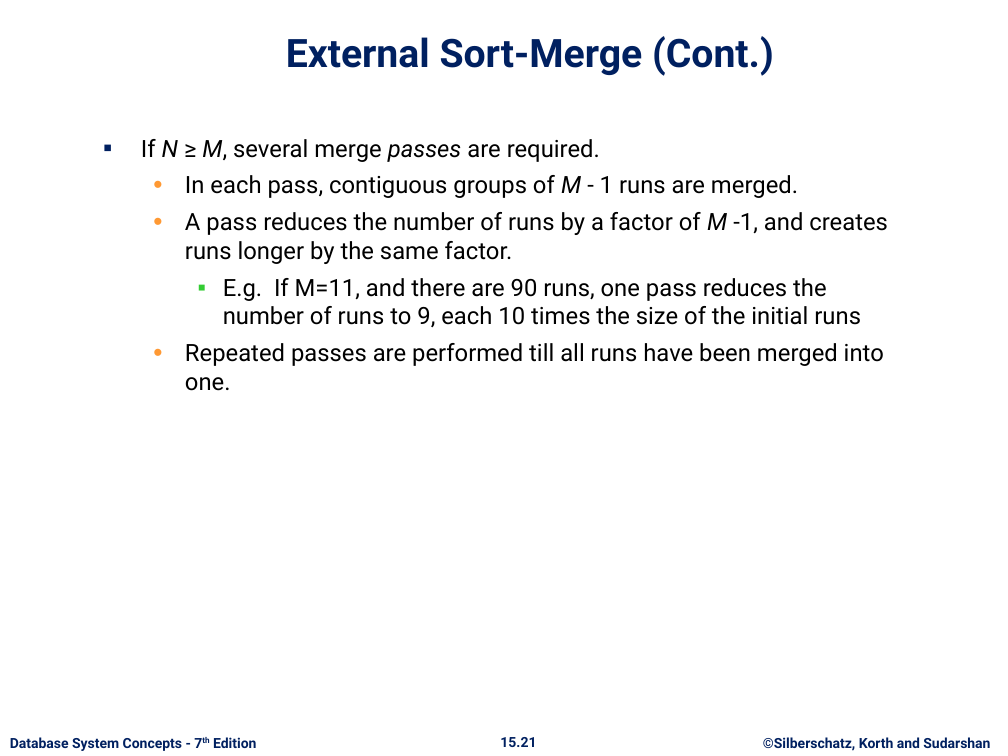
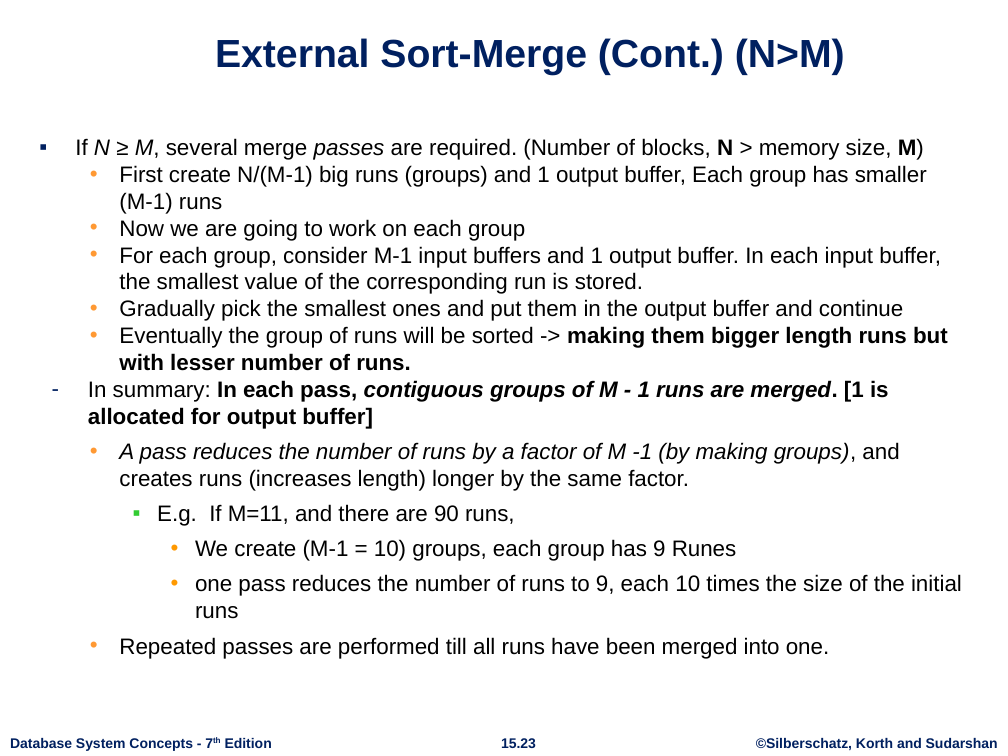
Before and after one commit to rizveeredwan/course-contents, a slide deck: slide 23 of CSE-3104/ch15.pptx (slide 21 before the commit). Drawn at 1008x756 pixels with LibreOffice and Linux fonts; fonts in the diff are those of the drawing; background and template pictures are left out. Boxes give left, top, right and bottom in pixels: in the first picture for what was removed or moved away, otherwise in the second. Text is boxed around its words. In the diff, an @@ line names an element or a change of style, - is before the commit and + after.

```diff
--- a/CSE-3104/ch15.pptx
+++ b/CSE-3104/ch15.pptx
@@ title at (215,38,845,75): text changed; font Roboto to Arial @@
-External Sort-Merge (Cont.)
+External Sort-Merge (Cont.) (N>M)
@@ text "If N ≥ M, several ...": place and size @@
-text "If N ≥ M, several ..." at (141,139,888,391)
+text "If N ≥ M, several ..." at (75,138,962,659)
@@ text at (75,138,962,619): text changed; size 17 to 16 pt; font Roboto to Arial @@
-▪ If N ≥ M, several merge passes are required.
-  • In each pass, contiguous groups of M - 1 runs are merged.
-  • A pass reduces the number of runs by a factor of M -1, and creates runs longer by the same factor.
-    ▪ E.g. If M=11, and there are 90 runs, one pass reduces the number of runs to 9, each 10 times the size of the initial runs
+▪ If N ≥ M, several merge passes are required. (Number of blocks, N > memory size, M)
+  • First create N/(M-1) big runs (groups) and 1 output buffer, Each group has smaller (M-1) runs
+  • Now we are going to work on each group
+  • For each group, consider M-1 input buffers and 1 output buffer. In each input buffer, the smallest value of the corresponding run is stored.
+  • Gradually pick the smallest ones and put them in the output buffer and continue
+  • Eventually the group of runs will be sorted -> making them bigger length runs but with lesser number of runs.
+– In summary: In each pass, contiguous groups of M - 1 runs are merged. [1 is allocated for output buffer]
+  • A pass reduces the number of runs by a factor of M -1 (by making groups), and creates runs (increases length) longer by the same factor.
+    ▪ E.g. If M=11, and there are 90 runs,
+      • We create (M-1 = 10) groups, each group has 9 Runes
+      • one pass reduces the number of runs to 9, each 10 times the size of the initial runs
@@ text at (119,637,829,659): size 17 to 16 pt, font Roboto to Arial in "Repeated passes are performed till all runs ..."; indent changed @@
@@ text "Database System Concepts - 7th ..." at (10,738,272,751): font Roboto to Arial; less space between paragraphs @@
@@ page number at (501,738,536,748): text changed; font Roboto to Arial @@
-15.21
+15.23
@@ text "©Silberschatz, Korth and Sudarshan" at (756,738,998,751): font Roboto to Arial; less space between paragraphs @@
```
Also in this commit, not shown: 62 other slides changed, 17 slides added.
